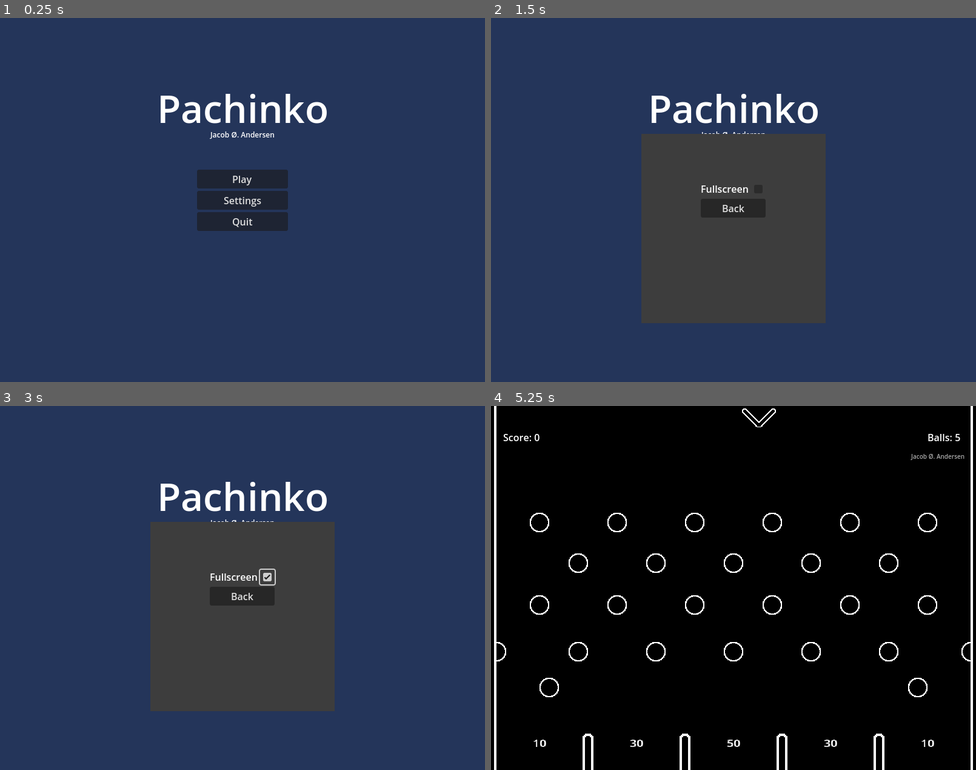
Above: before the commit, frames 1-4 (two rows, left to right).
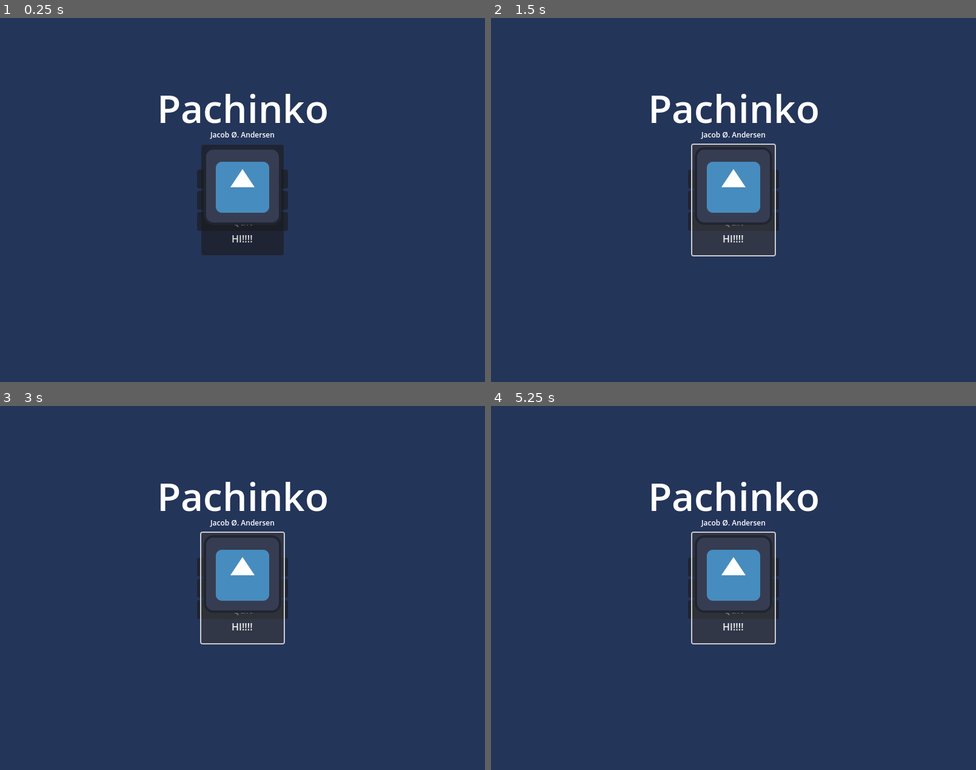
Above: after the commit, the same moments.

Repository: jakoofficial/Pachink
Game: Godot game, scene res://Scenes/main_menu.tscn
Two runs of this game, one before a commit and one after it. Both use one fixed random seed, a clock stepped at 60 frames per second and the inputs below. The engine's default icon, where the game draws it, is replaced by a stand-in: a white triangle on a blue panel in a dark square.
Inputs (mouse positions are in pixels of both pictures, inside the frame that each line leads up to):
- Up to frame 1 (0.25 s): no input
- Up to frame 2 (1.5 s): click (733, 200) at 0.5 s, where only the run after the commit has a clickable "HI!!!!"; click "Play" at 1.25 s
- Up to frame 3 (3 s): click "Play" at 2 s; click (266, 577) at 2.77 s
- Up to frame 4 (5.25 s): click (757, 577) at 3.52 s; click (733, 588) at 4.25 s, where only the run after the commit has a clickable "HI!!!!"; click "Play" at 5 s

The runs differ from the first frame. In frame 1, 3.9% of the frame differs, in the area x 41-59%, y 34-66%; in frame 2, 17%; in frame 3, 17%; in frame 4, 100%, in the area x 0-100%, y 0-100%.

Commit message:
Update the tileset and removed the pins from it. Added the level_button as a saved node. Started work on the level select menu

Diff:
--- /dev/null
+++ b/Game/Nodes/level_button.tscn
@@ -0,0 +1,9 @@
+[gd_scene load_steps=2 format=3 uid="uid://bpykn2hv0qg5s"]
+
+[ext_resource type="Texture2D" uid="uid://cudhs1jkmskuj" path="res://icon.svg" id="1_hhjk0"]
+
+[node name="LevelButton" type="Button"]
+text = "Classic"
+icon = ExtResource("1_hhjk0")
+icon_alignment = 1
+vertical_icon_alignment = 0
--- a/Game/Scenes/main_menu.tscn
+++ b/Game/Scenes/main_menu.tscn
@@ -142,6 +142,25 @@
 layout_mode = 2
 text = "Back"
 
+[node name="BoardSelect" type="Control" parent="CanvasLayer"]
+layout_mode = 3
+anchors_preset = 15
+anchor_right = 1.0
+anchor_bottom = 1.0
+grow_horizontal = 2
+grow_vertical = 2
+
+[node name="CenterContainer" type="CenterContainer" parent="CanvasLayer/BoardSelect"]
+layout_mode = 1
+anchors_preset = 15
+anchor_right = 1.0
+anchor_bottom = 1.0
+grow_horizontal = 2
+grow_vertical = 2
+
+[node name="HBoxContainer" type="HBoxContainer" parent="CanvasLayer/BoardSelect/CenterContainer"]
+layout_mode = 2
+
 [connection signal="pressed" from="CanvasLayer/Menu/VBoxContainer/Play" to="." method="_on_play_pressed"]
 [connection signal="pressed" from="CanvasLayer/Menu/VBoxContainer/Settings" to="." method="_on_settings_pressed"]
 [connection signal="pressed" from="CanvasLayer/Menu/VBoxContainer/Quit" to="." method="_on_quit_pressed"]
--- a/Game/Scripts/main_menu.gd
+++ b/Game/Scripts/main_menu.gd
@@ -2,6 +2,15 @@
 
 @onready var settings: Control = $CanvasLayer/Settings
 @onready var fullscreen_box = $CanvasLayer/Settings/CenterContainer/VBoxContainer/HBoxContainer/CheckBox as CheckBox
+@onready var board_select = $CanvasLayer/BoardSelect/CenterContainer/HBoxContainer
+
+var board_button = preload("res://Nodes/level_button.tscn")
+
+func _ready():
+	var l1 = board_button.instantiate() as Button
+	l1.text = "HI!!!!"
+	board_select.add_child(l1)
+
 
 func _process(delta):
 	if Manager.windowMode == DisplayServer.WINDOW_MODE_FULLSCREEN:
Binary file changed: Game/Tilesets/Raw/Tiles.aseprite
Binary file changed: Game/Tilesets/Tiles.png
